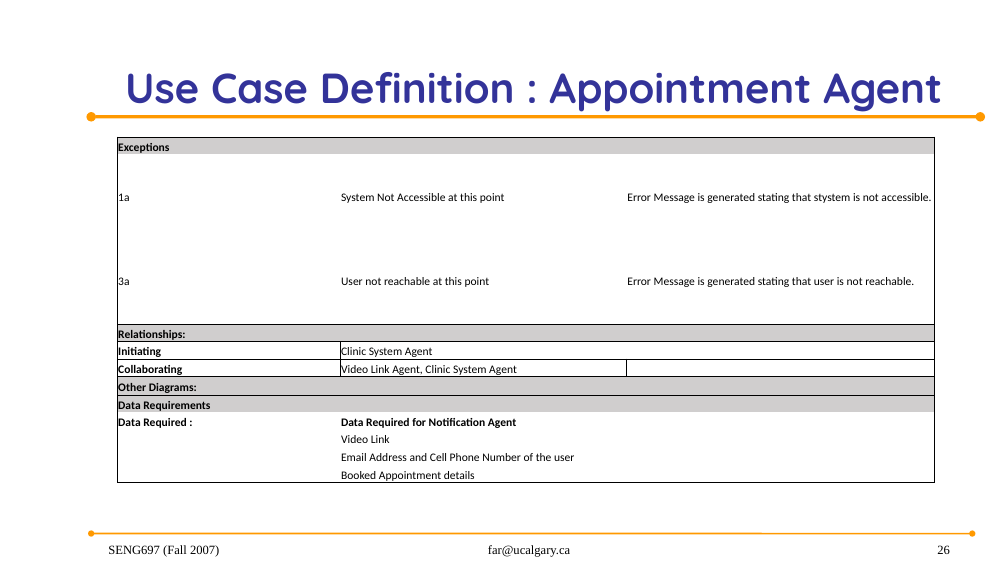
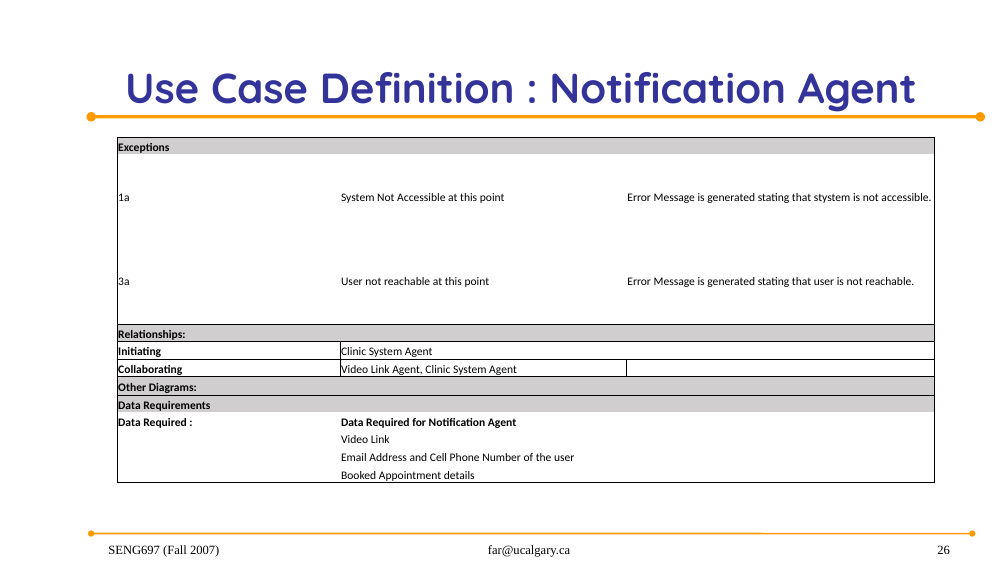
Before and after one commit to anish30145784/SENG696_GroupD, a slide deck: slide 26 of GroupD_ProjectPresentation.pptx. Drawn at 1008x567 pixels with LibreOffice and Linux fonts; fonts in the diff are those of the drawing; background and template pictures are left out. Boxes give left, top, right and bottom in pixels: in the first picture for what was removed or moved away, otherwise in the second. Text is boxed around its words. In the diff, an @@ line names an element or a change of style, - is before the commit and + after.

```diff
--- a/GroupD_ProjectPresentation.pptx
+++ b/GroupD_ProjectPresentation.pptx
@@ title at [125, 72, 917, 112]: text changed @@
-Use Case Definition : Appointment Agent
+Use Case Definition : Notification Agent
```
Also in this commit, not shown: 6 other slides changed, 4 slides added.
